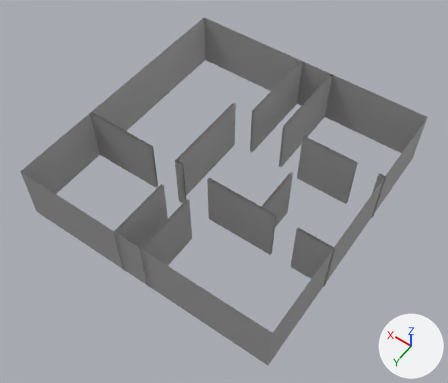
Renders of the FBX model Assets/Art/Models/Environment props/UpperWall.fbx from each side of a commit.
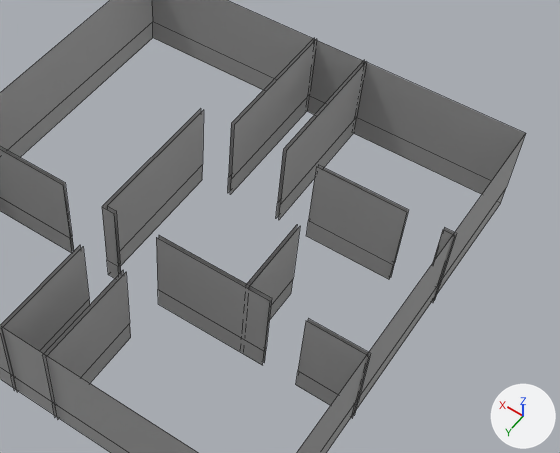
Old and new are each drawn whole from a camera (50 mm lens) standing at (-10.92, 15.69, 24.04) and looking at (-0.31, 0.84, 0.71) and again close up on the part from 25% to 100% of the width and 10% to 80% of the height. The lights are fixed; the arrows at lower right show +X, +Y and +Z. The close-ups show mesh edges as thin lines. Where no turn or scale is listed for an object, it has been applied to the vertices. Vertices at the same position are counted once.

Before the edit, the objects in view are built like this:
```python
me_mesh = bpy.data.meshes.new('Mesh')
me_mesh.from_pydata(...)  # 171 vertices, 70 faces; spans x -6.65..6.65, y -6.82..6.83, z 0.0..3.0
me_mesh.materials.append(mat_standardsurface1)  # grey #aaaaaa
ob_upperwall = bpy.data.objects.new('UpperWall', me_mesh)
ob_upperwall.location = (0.0, -0.17, 0.0)
```
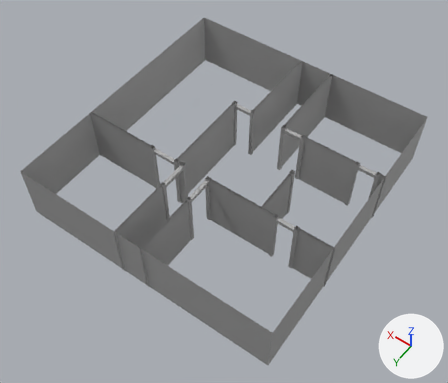
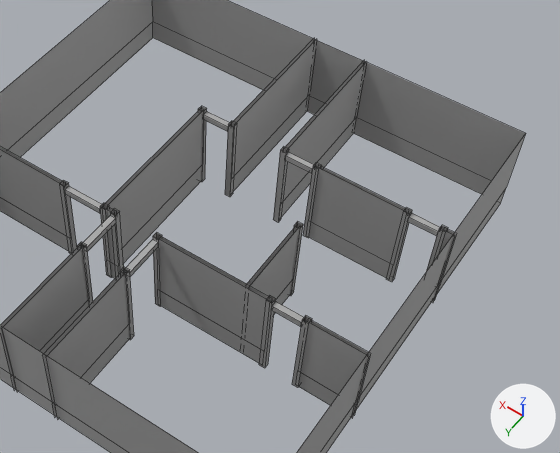
Where the newer file only moved an object's origin or applied its transform, the numbers keep the older frame.

The change, as a diff of the scene's bpy script:
```diff
--- a/Assets/Art/Models/Environment props/UpperWall.fbx.py
+++ b/Assets/Art/Models/Environment props/UpperWall.fbx.py
@@ me_mesh @@
 # used by ob_upperwall; location = (0.0, -0.17, 0.0)
-me_mesh.from_pydata(...)  # 171 vertices, 70 faces; spans x -6.65..6.65, y -6.82..6.83, z 0.0..3.0
+me_mesh.from_pydata(...)  # 347 vertices, 158 faces; spans x -6.65..6.65, y -6.82..6.83, z 0.0..3.0
+# me_mesh part 1
+# 88 vertices are added at x -6.39..2.89, y -2.37..3.58, z 0.0..3.0
+# 80 new vertices lie (0.0, 0.19, 0.0) away from vertices in x -6.39..2.89, y -2.37..3.58, z 0.0..3.0
+# 8 new vertices lie (0.18, 0.0, 0.0) away from vertices in x -0.44..0.96, y 2.37..3.58, z 2.71..2.89
+# 88 new faces join them
 me_mesh.materials.append(mat_standardsurface1)
```

Where the change shows, as pixel boxes (x1, y1, x2, y2) in the close-ups (560 x 453 px):
part 1 of me_mesh, added
    after: (59, 106, 448, 387)
